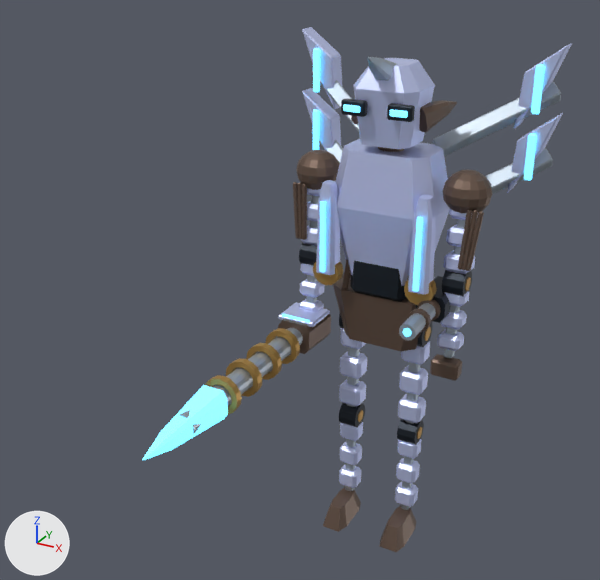
The glTF model public/assets/models/reference/t02.glb, before and after one commit.
Before and after are seen from a 50 mm lens placed at (3.28, -7.99, 6.88), pointed at (-0.29, -1.49, 3.63). Lighting does not change. The marker at lower left points along +X, +Y and +Z. The first picture is the older version. Both versions are drawn at frame 13 of the action 'light'; the numbers are the values there.

In view in the first picture: 'Export_chest_armor', 'Export_chest_steel', 'Export_emitter_l_armor', 'Export_head_armor', 'Export_heavy_brass', 'Export_heavy_glow', 'Export_heavy_steel', 'Export_hip_l_armor', 'Export_hips_dark', 'Export_hips_shade', 'Export_shoulder_l_shade', 'Export_shoulder_r_shade' and 46 more.
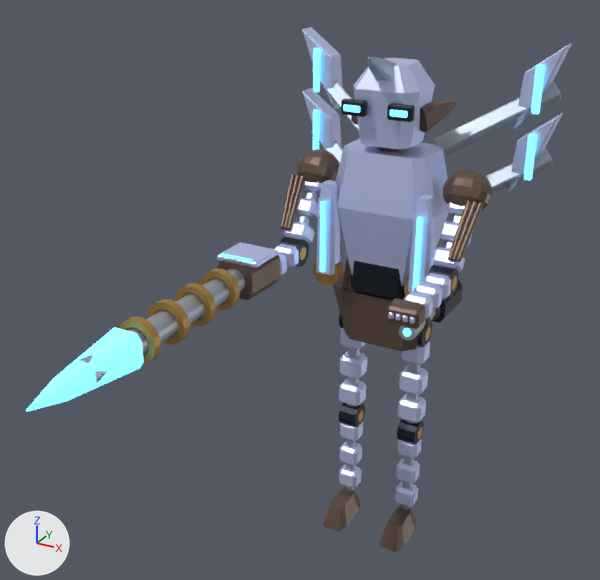
Not drawn themselves, but carrying or shaping drawn objects: ob_shoulder_l, ob_elbow_l, ob_shoulder_r, ob_elbow_r, ob_heavy.

Location of each change, (x1, y1, x2, y2) in pixels of the pictures (600 x 580 px):
'Export_heavy_glow', turned
    before: (142, 385, 228, 460)
    after: (26, 327, 144, 412)
'Export_heavy_brass', turned
    before: (205, 328, 300, 414)
    after: (119, 268, 240, 364)
'Export_heavy_steel', turned
    before: (179, 328, 303, 434)
    after: (79, 269, 245, 383)
'Export_shoulder_l_shade', turned
    before: (442, 170, 492, 271)
    after: (443, 169, 492, 262)
'Export_shoulder_r_shade', turned
    before: (293, 150, 340, 240)
    after: (280, 149, 340, 231)
'Export_heavy_shade', turned
    before: (278, 308, 331, 354)
    after: (217, 244, 280, 300)
'Export_elbow_l_armor', turned
    before: (437, 291, 470, 351)
    after: (404, 273, 451, 320)
'Export_wrist_l_shade', turned
    before: (430, 354, 462, 381)
    after: (387, 298, 425, 329)
'Export_charge_hinge_armor', turned
    before: (278, 302, 330, 327)
    after: (217, 242, 278, 268)
'Export_shoulder_l_armor', turned
    before: (443, 209, 478, 274)
    after: (432, 202, 472, 273)
'Export_elbow_r_armor', turned
    before: (299, 263, 325, 312)
    after: (275, 244, 299, 276)
'Export_shoulder_r_armor', turned
    before: (300, 188, 321, 246)
    after: (284, 181, 322, 244)
'Export_elbow_l_dark', turned
    before: (442, 270, 472, 297)
    after: (428, 265, 459, 298)
'Export_elbow_r_dark', turned
    before: (299, 243, 317, 266)
    after: (279, 237, 309, 267)
'Export_shoulder_r_steel', turned (mostly hidden)
    before: (309, 195, 319, 228)
    after: (296, 190, 317, 224)
'Export_elbow_l_steel', turned (not visible afterwards)
    before: (443, 305, 460, 359)
'Export_shoulder_l_steel', turned (mostly hidden)
    before: (454, 219, 465, 255)
    after: (445, 214, 462, 249)
'Export_charge_hinge_glow', turned
    before: (282, 314, 310, 322)
    after: (221, 253, 252, 262)
'Export_wrist_l_armor', turned (not visible before)
    after: (388, 312, 415, 324)
'Export_elbow_l_brass', turned
    before: (465, 277, 471, 291)
    after: (451, 276, 457, 291)
'Export_elbow_r_steel', turned (not visible afterwards)
    before: (306, 275, 318, 303)
'Export_elbow_r_brass', turned (not visible before)
    after: (299, 246, 307, 260)

The change, as a list of edits to the scene's bpy script:
```text
Change ob_shoulder_l:
    ob_shoulder_l.rotation_euler: (0.0, 0.0, 0.0) -> (-0.548, 0.0, 0.0)  # degrees (0, 0, 0) -> degrees (-31, 0, 0)
Change ob_elbow_l:
    ob_elbow_l.rotation_euler: (0.0, 0.0, 0.0) -> (-0.918, 0.0, 0.0)  # degrees (0, 0, 0) -> degrees (-53, 0, 0)
Change ob_shoulder_r:
    ob_shoulder_r.rotation_euler: (0.0, 0.0, 0.0) -> (-0.548, 0.0, 0.0)  # degrees (0, 0, 0) -> degrees (-31, 0, 0)
Change ob_elbow_r:
    ob_elbow_r.rotation_euler: (0.0, 0.0, 0.0) -> (-0.918, 0.0, 0.0)  # degrees (0, 0, 0) -> degrees (-53, 0, 0)
Change ob_heavy:
    ob_heavy.rotation_euler: (0.0, 0.0, 0.0) -> (1.466, 0.0, 0.0)  # degrees (0, 0, 0) -> degrees (84, 0, 0)
```
